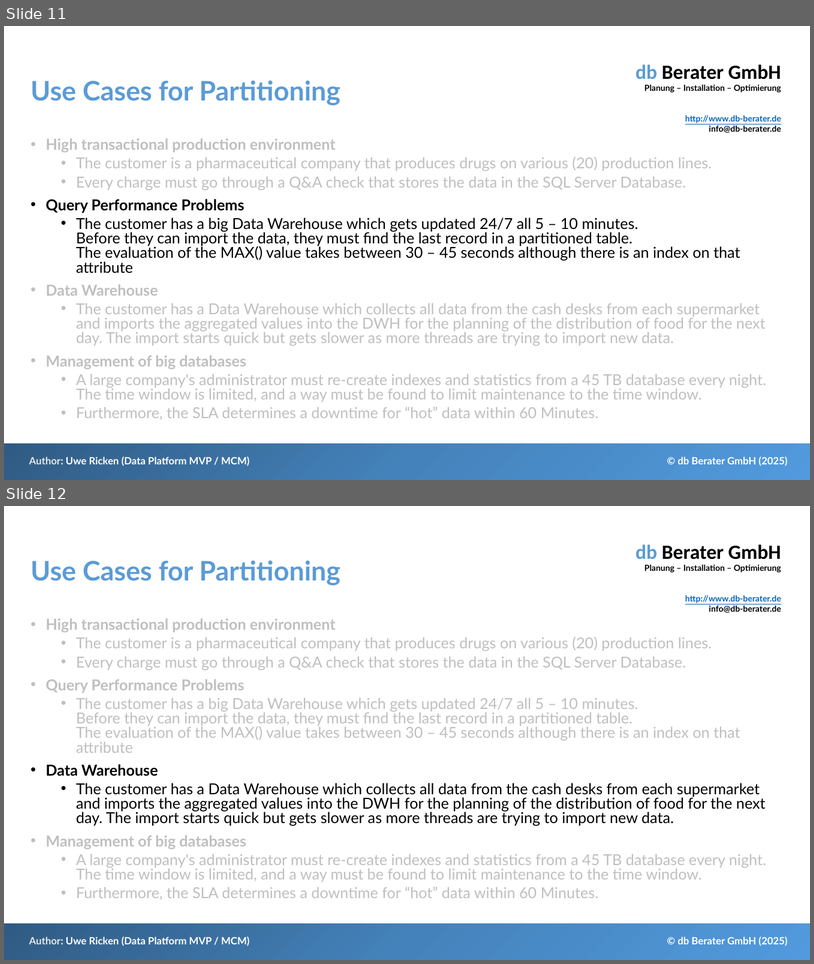
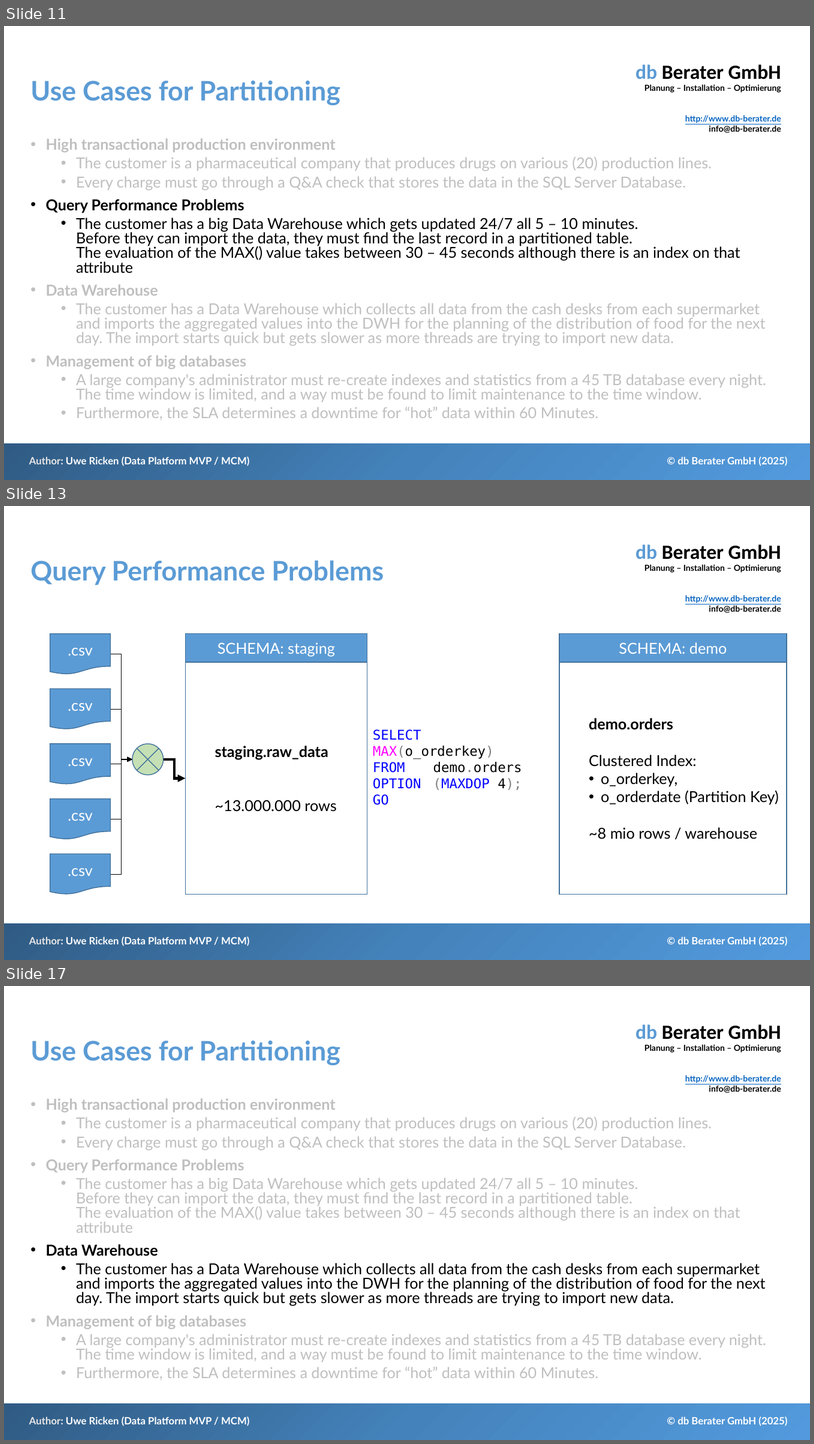
Before and after one commit to db-berater/SQL-Server-Partitioning-for-Data-Management, a slide deck: 01 - Documents and Preparation/SQL Server Partitioning - Speed up your workload.pptx. Shown one above the other, each under a label of ours: slides 11 and 12 before the commit, slides 11, 13 and 17 after it; the slides between them are not shown. The pictures are 814x964 and 814x1444 pixels, drawn with LibreOffice and Linux fonts; fonts in the diff are those of the drawing. Boxes give left, top, right and bottom in pixels: in the first picture for what was removed or moved away, otherwise in the second. Text is boxed around its words. In the diff, an @@ line names an element or a change of style, - is before the commit and + after.

```diff
--- a/01 - Documents and Preparation/SQL Server Partitioning - Speed up your workload.pptx
+++ b/01 - Documents and Preparation/SQL Server Partitioning - Speed up your workload.pptx
@@ slide 13 added at bbox=[4, 506, 810, 960], background #FFFFFF; not listed: 4 template elements that a slide beside it also shows @@
@@ title added at bbox=[30, 560, 384, 585], 32 pt, text #5B9BD5, bold @@
+Query Performance Problems
@@ flow chart document added at bbox=[50, 634, 110, 674], fill #5B9BD5, outline #43739E 1 pt, 18 pt, text #FFFFFF @@
+.csv
@@ rectangle added at bbox=[185, 634, 368, 662], fill #5B9BD5, outline #43739E 1 pt, 18 pt, text #FFFFFF @@
+SCHEMA: staging
@@ rectangle added at bbox=[560, 634, 788, 662], fill #5B9BD5, outline #43739E 1 pt, 18 pt, text #FFFFFF @@
+SCHEMA: demo
@@ elbow arrow added from (110, 654) to (132, 759), #000000 0.5 pt @@
@@ rectangle added at bbox=[185, 662, 368, 894], fill #FFFFFF, outline #43739E 1 pt, 18 pt, text #000000, bold @@
+staging.raw_data
+~13.000.000 rows
@@ rectangle added at bbox=[560, 662, 788, 894], fill #FFFFFF, outline #43739E 1 pt, 18 pt, text #000000 @@
+demo.orders
+Clustered Index:
+• o_orderkey,
+• o_orderdate (Partition Key)
+~8 mio rows / warehouse
@@ flow chart document added at bbox=[50, 688, 110, 729], fill #5B9BD5, outline #43739E 1 pt, 18 pt, text #FFFFFF @@
+.csv
@@ elbow arrow added from (110, 709) to (132, 759), #000000 0.5 pt @@
@@ text added at bbox=[373, 729, 522, 790], 16 pt, text #0000FF @@
+SELECT MAX(o_orderkey)
+FROM demo.orders
+OPTION (MAXDOP 4);
+GO
@@ flow chart document added at bbox=[50, 744, 110, 784], fill #5B9BD5, outline #43739E 1 pt, 18 pt, text #FFFFFF @@
+.csv
@@ flow chart summing junction added at bbox=[132, 744, 163, 775], fill #C5E0B4, outline #43739E 1 pt @@
@@ elbow arrow added from (110, 764) to (132, 759), #000000 0.5 pt @@
@@ elbow arrow added from (110, 819) to (132, 759), #000000 0.5 pt @@
@@ elbow arrow added from (110, 874) to (132, 759), #000000 0.5 pt @@
@@ elbow arrow added from (164, 759) to (185, 778), #000000 3 pt @@
@@ flow chart document added at bbox=[50, 799, 110, 840], fill #5B9BD5, outline #43739E 1 pt, 18 pt, text #FFFFFF @@
+.csv
@@ flow chart document added at bbox=[50, 854, 110, 894], fill #5B9BD5, outline #43739E 1 pt, 18 pt, text #FFFFFF @@
+.csv
@@ what was slide 12 is now slide 17 @@
```
Also in this commit, not shown: 3 slides changed, 6 other slides added, 6 other files.
